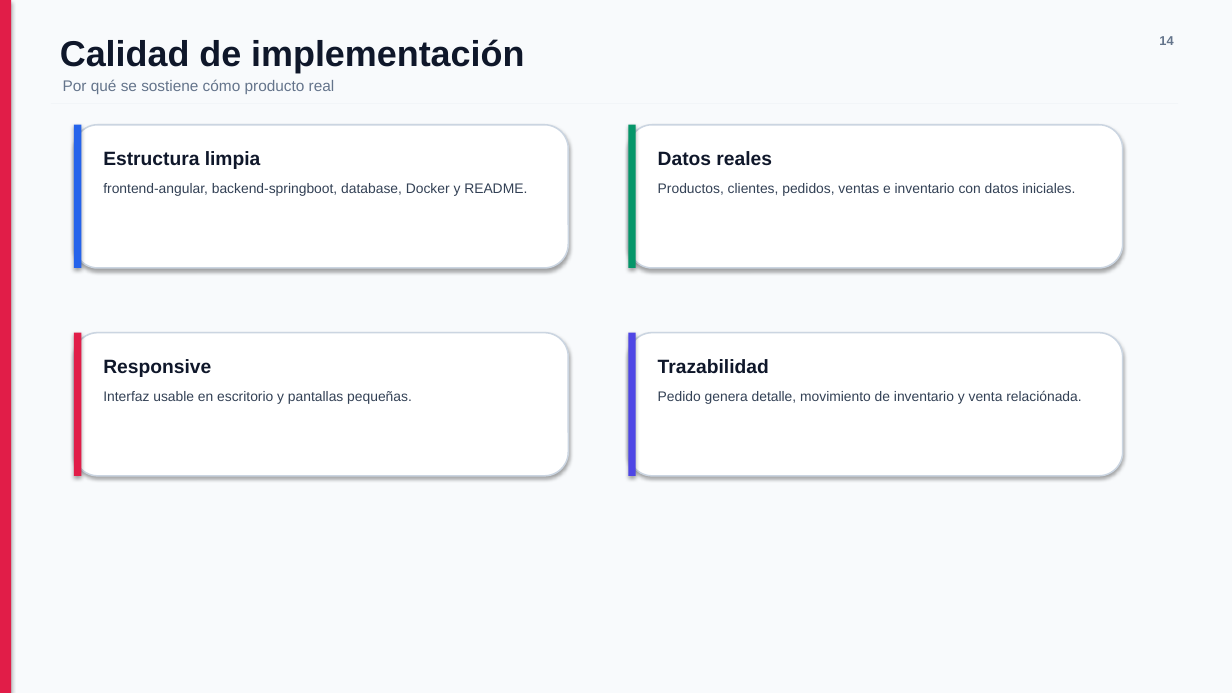
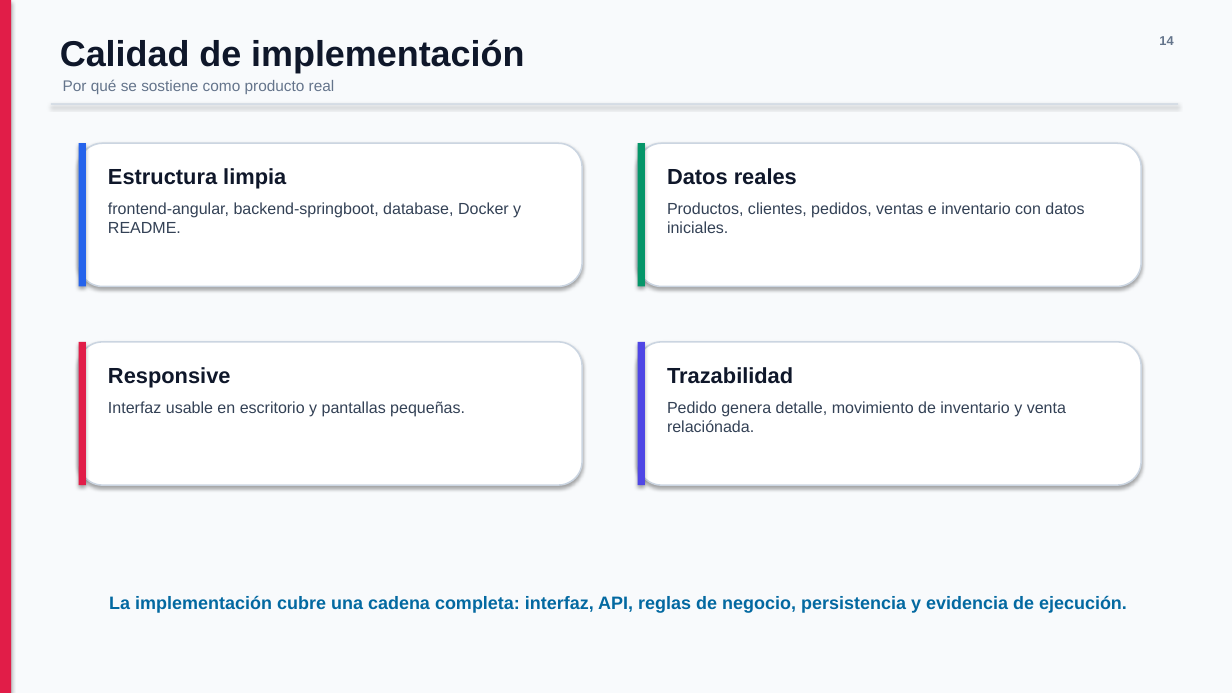
Before and after one commit to DiegoA199/Chompas_Mabel, a slide deck: slide 14 of docs/entregables/Presentacion_Chompas_Mabel.pptx. Drawn at 1232x693 pixels with LibreOffice and Linux fonts; fonts in the diff are those of the drawing. Boxes give left, top, right and bottom in pixels: in the first picture for what was removed or moved away, otherwise in the second. Text is boxed around its words. In the diff, an @@ line names an element or a change of style, - is before the commit and + after.

Commit message:
refine presentation layout

```diff
--- a/docs/entregables/Presentacion_Chompas_Mabel.pptx
+++ b/docs/entregables/Presentacion_Chompas_Mabel.pptx
@@ text at [63,79,335,94]: text changed @@
-Por qué se sostiene cómo producto real
+Por qué se sostiene como producto real
@@ rectangle: place and size @@
-rectangle at [74,125,81,268]
+rectangle at [79,143,86,287]
@@ rounded rectangle: place and size @@
-rounded rectangle at [74,125,568,268]
+rounded rectangle at [79,143,582,287]
@@ rectangle: place and size @@
-rectangle at [628,125,636,268]
+rectangle at [638,143,645,287]
@@ rounded rectangle: place and size @@
-rounded rectangle at [628,125,1123,268]
+rounded rectangle at [638,143,1141,287]
@@ text "Estructura limpia": place and size @@
-text "Estructura limpia" at [103,151,261,169]
+text "Estructura limpia" at [108,168,286,189]
@@ size 15 to 17 pt in 4 elements at [108,367,231,387], [667,367,793,384], [108,168,286,189], [667,168,797,185] @@
@@ text "Datos reales": place and size @@
-text "Datos reales" at [658,151,772,166]
+text "Datos reales" at [667,168,797,185]
@@ text "frontend-angular, backend-springboot, database, Docker y ...": place and size @@
-text "frontend-angular, backend-springboot, database, Docker y ..." at [103,183,527,196]
+text "frontend-angular, backend-springboot, database, Docker y ..." at [108,202,521,233]
@@ size 10.8 to 12.5 pt in 4 elements at [108,401,465,417], [667,401,1066,432], [108,202,521,233], [667,202,1084,233] @@
@@ text "Productos, clientes, pedidos, ventas e ...": place and size @@
-text "Productos, clientes, pedidos, ventas e ..." at [658,183,1075,196]
+text "Productos, clientes, pedidos, ventas e ..." at [667,202,1084,233]
@@ rectangle: place and size @@
-rectangle at [74,333,81,476]
+rectangle at [79,342,86,485]
@@ rounded rectangle: place and size @@
-rounded rectangle at [74,333,568,476]
+rounded rectangle at [79,342,582,485]
@@ text "Responsive": place and size @@
-text "Responsive" at [103,359,211,377]
+text "Responsive" at [108,367,231,387]
@@ rectangle: place and size @@
-rectangle at [628,333,636,476]
+rectangle at [638,342,645,485]
@@ rounded rectangle: place and size @@
-rounded rectangle at [628,333,1123,476]
+rounded rectangle at [638,342,1141,485]
@@ text "Trazabilidad": place and size @@
-text "Trazabilidad" at [658,359,769,373]
+text "Trazabilidad" at [667,367,793,384]
@@ text "Interfaz usable en escritorio y ...": place and size @@
-text "Interfaz usable en escritorio y ..." at [103,391,412,404]
+text "Interfaz usable en escritorio y ..." at [108,401,465,417]
@@ text "Pedido genera detalle, movimiento de ...": place and size @@
-text "Pedido genera detalle, movimiento de ..." at [658,390,1081,404]
+text "Pedido genera detalle, movimiento de ..." at [667,401,1066,432]
@@ text added at [109,595,1127,613], 14 pt, text #0369A1, bold @@
+La implementación cubre una cadena completa: interfaz, API, reglas de negocio, persistencia y evidencia de ejecución.
```
Also in this commit, not shown: 6 other slides changed.
